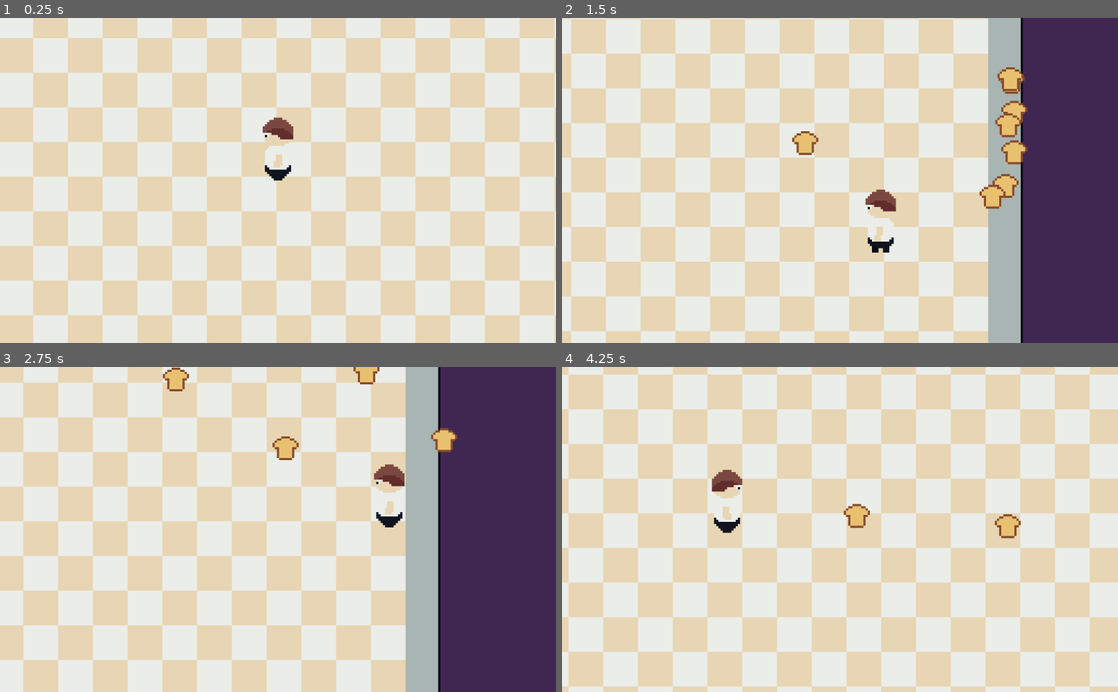
Above: before the commit, frames 1-4 (two rows, left to right).
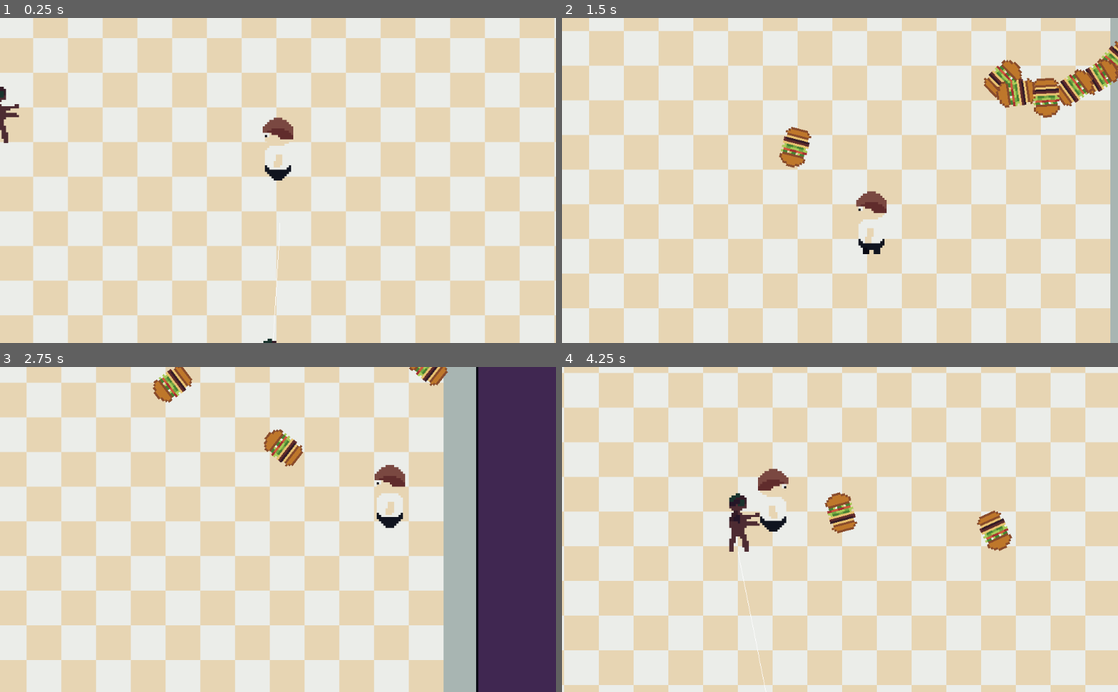
Above: after the commit, the same moments.

Repository: dardanbujupaj/night-shift
Game: Godot game, scene res://scenes/Diner.tscn
Same seed, same stepped clock (60 frames per second), same inputs: the game is played once before the commit and once after it.
Inputs (mouse positions are in pixels of both pictures, inside the frame that each line leads up to):
- Up to frame 1 (0.25 s): no input
- Up to frame 2 (1.5 s): move the mouse to (962, 164) at 0.52 s; press the mouse at (962, 164) at 0.53 s; hold D (move_right) 0.53-1.28 s; right-click (962, 164) at 0.6 s; tap Space (jump) at 0.77 s; move the mouse to (728, 196) at 1.27 s; release the mouse at (728, 196) at 1.28 s; hold S (move_down) from 1.28 s (still down); click (728, 196) at 1.35 s
- Up to frame 3 (2.75 s): tap Space (jump) at 1.52 s; right-click (166, 545) at 1.55 s; move the mouse to (333, 458) at 2.02 s; release S (move_down) at 2.03 s; press the mouse at (333, 458) at 2.03 s; hold D (move_right) from 2.03 s (still down); right-click (333, 458) at 2.1 s
- Up to frame 4 (4.25 s): move the mouse to (812, 594) at 2.77 s; release D (move_right) at 2.78 s; release the mouse at (812, 594) at 2.78 s; hold W (move_up) 2.78-3.53 s; click (812, 594) at 2.85 s; tap Space (jump) at 3.02, 3.77 s; right-click (812, 594) at 3.05 s; move the mouse to (1006, 578) at 3.52 s; press the mouse at (1006, 578) at 3.53 s; hold A (move_left) from 3.53 s (still down); right-click (1006, 578) at 3.6 s

The runs differ from the first frame. In frame 1, 0.3% of the frame differs, in the area x 0-51%, y 21-100%; in frame 2, 62%; in frame 3, 79%; in frame 4, 84%, in the area x 0-100%, y 0-100%.

Commit message:
add burger. add zombies. add tables.

Diff:
--- /dev/null
+++ b/Table.tscn
@@ -0,0 +1,8 @@
+[gd_scene load_steps=2 format=2]
+
+[ext_resource path="res://scenes/table.png" type="Texture" id=1]
+
+[node name="Table" type="Node2D"]
+
+[node name="table" type="Sprite" parent="."]
+texture = ExtResource( 1 )
--- a/project.godot
+++ b/project.godot
@@ -8,14 +8,19 @@
 
 config_version=4
 
-_global_script_classes=[  ]
+_global_script_classes=[ {
+"base": "KinematicBody2D",
+"class": "Enemy",
+"language": "GDScript",
+"path": "res://scenes/enemies/Enemy.gd"
+} ]
 _global_script_class_icons={
-
+"Enemy": ""
 }
 
 [application]
 
-config/name="gwj26a"
+config/name="Night Shift"
 run/main_scene="res://scenes/Diner.tscn"
 config/icon="res://icon.png"
 
--- /dev/null
+++ b/scenes/Diner.gd
@@ -0,0 +1,14 @@
+extends Node2D
+
+
+
+
+# Called when the node enters the scene tree for the first time.
+func _ready():
+	get_tree().set_group("enemies", "target", $Character)
+	pass # Replace with function body.
+
+
+# Called every frame. 'delta' is the elapsed time since the previous frame.
+#func _process(delta):
+#	pass
--- a/scenes/Diner.tscn
+++ b/scenes/Diner.tscn
@@ -1,12 +1,91 @@
-[gd_scene load_steps=3 format=2]
+[gd_scene load_steps=8 format=2]
 
 [ext_resource path="res://scenes/diner.png" type="Texture" id=1]
 [ext_resource path="res://scenes/character/Character.tscn" type="PackedScene" id=2]
+[ext_resource path="res://scenes/enemies/Zombie.tscn" type="PackedScene" id=3]
+[ext_resource path="res://scenes/table.png" type="Texture" id=4]
+[ext_resource path="res://scenes/Diner.gd" type="Script" id=5]
+
+[sub_resource type="RectangleShape2D" id=1]
+extents = Vector2( 283.098, 10 )
+
+[sub_resource type="RectangleShape2D" id=2]
+extents = Vector2( 136, 10 )
 
 [node name="Diner" type="Node2D"]
+script = ExtResource( 5 )
 
 [node name="diner" type="Sprite" parent="."]
 texture = ExtResource( 1 )
 
-[node name="Character" parent="." instance=ExtResource( 2 )]
+[node name="walls" type="Node2D" parent="."]
+
+[node name="StaticBody2D" type="StaticBody2D" parent="walls"]
+position = Vector2( 0, -127.245 )
+
+[node name="CollisionShape2D" type="CollisionShape2D" parent="walls/StaticBody2D"]
+shape = SubResource( 1 )
+
+[node name="StaticBody2D2" type="StaticBody2D" parent="walls"]
+position = Vector2( 2.37842, 137.353 )
+
+[node name="CollisionShape2D" type="CollisionShape2D" parent="walls/StaticBody2D2"]
+shape = SubResource( 1 )
+
+[node name="StaticBody2D3" type="StaticBody2D" parent="walls"]
+position = Vector2( -281.738, 0 )
+rotation = 1.5708
+
+[node name="CollisionShape2D" type="CollisionShape2D" parent="walls/StaticBody2D3"]
+shape = SubResource( 2 )
+
+[node name="StaticBody2D4" type="StaticBody2D" parent="walls"]
+position = Vector2( 284.262, 5 )
+rotation = 1.5708
+
+[node name="CollisionShape2D" type="CollisionShape2D" parent="walls/StaticBody2D4"]
+shape = SubResource( 2 )
+
+[node name="YSort" type="YSort" parent="."]
+
+[node name="furniture" type="Node2D" parent="YSort"]
+
+[node name="table" type="Sprite" parent="YSort/furniture"]
+position = Vector2( -209.142, -95.8604 )
+texture = ExtResource( 4 )
+
+[node name="table2" type="Sprite" parent="YSort/furniture"]
+position = Vector2( -173.08, -95.5069 )
+texture = ExtResource( 4 )
+
+[node name="table3" type="Sprite" parent="YSort/furniture"]
+position = Vector2( -137.371, -95.8604 )
+texture = ExtResource( 4 )
+
+[node name="table4" type="Sprite" parent="YSort/furniture"]
+position = Vector2( -105.905, -97.6282 )
+texture = ExtResource( 4 )
+
+[node name="table5" type="Sprite" parent="YSort/furniture"]
+position = Vector2( -105.905, -97.6282 )
+texture = ExtResource( 4 )
+
+[node name="enemies" type="Node2D" parent="YSort"]
+
+[node name="Zombie" parent="YSort/enemies" instance=ExtResource( 3 )]
+position = Vector2( -199.697, -46.6171 )
+
+[node name="Zombie2" parent="YSort/enemies" instance=ExtResource( 3 )]
+position = Vector2( -197.178, 83.7847 )
+
+[node name="Zombie3" parent="YSort/enemies" instance=ExtResource( 3 )]
+position = Vector2( -127.882, -17.0089 )
+
+[node name="Zombie4" parent="YSort/enemies" instance=ExtResource( 3 )]
+position = Vector2( -228.676, 27.0883 )
+
+[node name="Zombie5" parent="YSort/enemies" instance=ExtResource( 3 )]
+position = Vector2( -3.14978, 103.314 )
+
+[node name="Character" parent="YSort" instance=ExtResource( 2 )]
 position = Vector2( 0.696136, 1.69916 )
--- a/scenes/TestLevel.tscn
+++ b/scenes/TestLevel.tscn
@@ -2,7 +2,8 @@
 
 [ext_resource path="res://scenes/tiles.png" type="Texture" id=1]
 [ext_resource path="res://scenes/character/Character.tscn" type="PackedScene" id=2]
-[ext_resource path="res://scenes/character/Ghost.tscn" type="PackedScene" id=4]
+[ext_resource path="res://scenes/enemies/Ghost.tscn" type="PackedScene" id=4]
+
 
 [sub_resource type="ConvexPolygonShape2D" id=1]
 points = PoolVector2Array( 0, 0, 16, 0, 16, 16, 0, 16 )
--- a/scenes/character/Bread.tscn
+++ /dev/null
@@ -1,19 +0,0 @@
-[gd_scene load_steps=4 format=2]
-
-[ext_resource path="res://scenes/character/bread.png" type="Texture" id=1]
-[ext_resource path="res://scenes/character/Bread.gd" type="Script" id=2]
-
-[sub_resource type="CircleShape2D" id=1]
-radius = 5.75681
-
-[node name="Bread" type="Area2D"]
-collision_layer = 0
-collision_mask = 2
-script = ExtResource( 2 )
-
-[node name="bread" type="Sprite" parent="."]
-texture = ExtResource( 1 )
-
-[node name="CollisionShape2D" type="CollisionShape2D" parent="."]
-shape = SubResource( 1 )
-[connection signal="body_entered" from="." to="." method="_on_Bread_body_entered"]
--- a/scenes/character/Bread.gd
+++ b/scenes/character/Burger.gd
@@ -2,16 +2,20 @@
 
 
 var velocity = Vector2()
-
+var angular_velocity: float
 
 # Called when the node enters the scene tree for the first time.
 func _ready():
-	pass # Replace with function body.
+	randomize()
+	rotation = randf() * 2 * PI
+	angular_velocity = rand_range(-PI, PI)
+
 
 
 # Called every frame. 'delta' is the elapsed time since the previous frame.
-#func _process(delta):
-#	pass
+func _process(delta):
+	rotate(angular_velocity * delta)
+
 
 func _physics_process(delta):
 	position += velocity * delta
@@ -22,4 +26,4 @@
 
 func _on_Bread_body_entered(body: Node):
 	if body.is_in_group("enemies") and body.has_method("hit"):
-		body.hit(velocity)
+		body.hit(1, velocity)
--- /dev/null
+++ b/scenes/character/Burger.tscn
@@ -0,0 +1,55 @@
+[gd_scene load_steps=13 format=2]
+
+[ext_resource path="res://scenes/character/burger/burger_lower.png" type="Texture" id=1]
+[ext_resource path="res://scenes/character/Burger.gd" type="Script" id=2]
+[ext_resource path="res://scenes/character/burger/burger_pickles.png" type="Texture" id=3]
+[ext_resource path="res://scenes/character/burger/burger_mustard.png" type="Texture" id=4]
+[ext_resource path="res://scenes/character/burger/burger_mayo.png" type="Texture" id=5]
+[ext_resource path="res://scenes/character/burger/burger_patty.png" type="Texture" id=6]
+[ext_resource path="res://scenes/character/burger/burger_cheese.png" type="Texture" id=7]
+[ext_resource path="res://scenes/character/burger/burger_ketchup.png" type="Texture" id=8]
+[ext_resource path="res://scenes/character/burger/burger_salad.png" type="Texture" id=9]
+[ext_resource path="res://scenes/character/burger/burger_tomatoes.png" type="Texture" id=10]
+[ext_resource path="res://scenes/character/burger/burger_upper.png" type="Texture" id=11]
+
+[sub_resource type="CircleShape2D" id=1]
+radius = 5.75681
+
+[node name="Bread" type="Area2D"]
+collision_layer = 0
+collision_mask = 2
+script = ExtResource( 2 )
+
+[node name="CollisionShape2D" type="CollisionShape2D" parent="."]
+shape = SubResource( 1 )
+
+[node name="burger_cheese" type="Sprite" parent="."]
+texture = ExtResource( 7 )
+
+[node name="burger_ketchup" type="Sprite" parent="."]
+texture = ExtResource( 8 )
+
+[node name="burger_lower" type="Sprite" parent="."]
+texture = ExtResource( 1 )
+
+[node name="burger_mayo" type="Sprite" parent="."]
+texture = ExtResource( 5 )
+
+[node name="burger_mustard" type="Sprite" parent="."]
+texture = ExtResource( 4 )
+
+[node name="burger_patty" type="Sprite" parent="."]
+texture = ExtResource( 6 )
+
+[node name="burger_pickles" type="Sprite" parent="."]
+texture = ExtResource( 3 )
+
+[node name="burger_salad" type="Sprite" parent="."]
+texture = ExtResource( 9 )
+
+[node name="burger_tomatoes" type="Sprite" parent="."]
+texture = ExtResource( 10 )
+
+[node name="burger_upper" type="Sprite" parent="."]
+texture = ExtResource( 11 )
+[connection signal="body_entered" from="." to="." method="_on_Bread_body_entered"]
--- a/scenes/character/Character.gd
+++ b/scenes/character/Character.gd
@@ -4,6 +4,10 @@
 const GRAVITY = 200
 const ACCELERATION = 500
 const MAX_SPEED = 300
+const DODGE_SPEED = 200
+
+var hitpoints = 10
+
 
 var fire_rate = 10
 var last_shot = 0
@@ -23,6 +27,7 @@
 }
 
 var velocity = Vector2()
+var knockback_velocity = Vector2()
 var direction = Direction.RIGHT setget _set_direction
 
 
@@ -70,9 +75,12 @@
 
 			velocity.x = (Input.get_action_strength("move_right") - Input.get_action_strength("move_left"))
 			velocity.y = (Input.get_action_strength("move_down") - Input.get_action_strength("move_up"))
-			velocity = move_and_slide(velocity.normalized() * MAX_SPEED)
+			velocity = move_and_slide(velocity.normalized() * MAX_SPEED + knockback_velocity)
 		State.DODGE:
-			velocity = move_and_slide(dodge_direction * MAX_SPEED)
+			velocity = move_and_slide(dodge_direction * DODGE_SPEED)
+
+	knockback_velocity *= delta * 10
+
 
 
 
@@ -81,15 +89,24 @@
 
 func shoot():
 	if (OS.get_ticks_msec() - last_shot) > 1000 / fire_rate:
-		var projectile = preload("res://scenes/character/Bread.tscn").instance()
+		var projectile = preload("res://scenes/character/Burger.tscn").instance()
 		projectile.position = position + Vector2(0, -12)
 		projectile.velocity = get_local_mouse_position().normalized() * 300
 		get_parent().add_child(projectile)
 		last_shot = OS.get_ticks_msec()
 
+
 func dodge():
 	get_local_mouse_position().normalized()
 
+func hit(damage: int, impact_velocity: Vector2) -> void:
+	hitpoints -= damage
+	if hitpoints <= 0:
+		die()
+	knockback_velocity = impact_velocity
+
+func die():
+	pass
 
 func _set_direction(new_direction):
 	print(new_direction)
--- a/scenes/character/Character.tscn
+++ b/scenes/character/Character.tscn
@@ -8,55 +8,55 @@
 
 [sub_resource type="AtlasTexture" id=2]
 atlas = ExtResource( 1 )
-region = Rect2( 256, 0, 64, 64 )
+region = Rect2( 0, 0, 64, 64 )
 
 [sub_resource type="AtlasTexture" id=3]
 atlas = ExtResource( 1 )
-region = Rect2( 320, 0, 64, 64 )
+region = Rect2( 64, 0, 64, 64 )
 
 [sub_resource type="AtlasTexture" id=4]
 atlas = ExtResource( 1 )
-region = Rect2( 384, 0, 64, 64 )
+region = Rect2( 128, 0, 64, 64 )
 
 [sub_resource type="AtlasTexture" id=5]
 atlas = ExtResource( 1 )
-region = Rect2( 448, 0, 64, 64 )
+region = Rect2( 192, 0, 64, 64 )
 
 [sub_resource type="AtlasTexture" id=6]
 atlas = ExtResource( 1 )
-region = Rect2( 512, 0, 64, 64 )
+region = Rect2( 256, 0, 64, 64 )
 
 [sub_resource type="AtlasTexture" id=7]
 atlas = ExtResource( 1 )
-region = Rect2( 576, 0, 64, 64 )
+region = Rect2( 320, 0, 64, 64 )
 
 [sub_resource type="AtlasTexture" id=8]
 atlas = ExtResource( 1 )
-region = Rect2( 0, 0, 64, 64 )
+region = Rect2( 384, 0, 64, 64 )
 
 [sub_resource type="AtlasTexture" id=9]
 atlas = ExtResource( 1 )
-region = Rect2( 64, 0, 64, 64 )
+region = Rect2( 448, 0, 64, 64 )
 
 [sub_resource type="AtlasTexture" id=10]
 atlas = ExtResource( 1 )
-region = Rect2( 128, 0, 64, 64 )
+region = Rect2( 512, 0, 64, 64 )
 
 [sub_resource type="AtlasTexture" id=11]
 atlas = ExtResource( 1 )
-region = Rect2( 192, 0, 64, 64 )
+region = Rect2( 576, 0, 64, 64 )
 
 [sub_resource type="SpriteFrames" id=12]
 animations = [ {
-"frames": [ SubResource( 2 ), SubResource( 3 ), SubResource( 4 ), SubResource( 5 ), SubResource( 6 ), SubResource( 7 ) ],
+"frames": [ SubResource( 2 ), SubResource( 3 ), SubResource( 4 ), SubResource( 5 ) ],
+"loop": true,
+"name": "walk",
+"speed": 5.0
+}, {
+"frames": [ SubResource( 6 ), SubResource( 7 ), SubResource( 8 ), SubResource( 9 ), SubResource( 10 ), SubResource( 11 ) ],
 "loop": true,
 "name": "dodge",
 "speed": 10.0
-}, {
-"frames": [ SubResource( 8 ), SubResource( 9 ), SubResource( 10 ), SubResource( 11 ) ],
-"loop": true,
-"name": "walk",
-"speed": 5.0
 } ]
 
 [node name="Character" type="KinematicBody2D"]
@@ -75,6 +75,6 @@
 position = Vector2( 0, -16 )
 frames = SubResource( 12 )
 animation = "walk"
-frame = 1
+frame = 3
 playing = true
 [connection signal="animation_finished" from="AnimatedSprite" to="." method="_on_AnimatedSprite_animation_finished"]
--- /dev/null
+++ b/scenes/enemies/Enemy.gd
@@ -0,0 +1,83 @@
+extends KinematicBody2D
+class_name Enemy
+
+var speed = 100
+var velocity = Vector2()
+var knockback_velocity = Vector2()
+
+var hitpoints: int
+
+var dead: bool
+
+var target: Node2D = null
+var target_point: Vector2
+
+var last_hit = 0
+
+onready var attack_ray: RayCast2D = $AttackRay
+
+# Called when the node enters the scene tree for the first time.
+func _ready():
+	randomize()
+	set_random_target_point()
+
+
+# Called every frame. 'delta' is the elapsed time since the previous frame.
+#func _process(delta):
+#	pass
+
+func _draw():
+	if OS.is_debug_build():
+		draw_line(to_local(position), to_local(target_point), Color.white)
+
+
+func _process(delta):
+	if OS.is_debug_build():
+		update()
+
+
+func _physics_process(delta):
+	if dead:
+		return
+
+
+	if target != null:
+		target_point = target.position
+	elif position.distance_to(target_point) < 20:
+		set_random_target_point()
+
+
+
+	velocity += (target_point - position).normalized() * speed * delta
+
+	velocity = velocity.clamped(speed)
+
+	move_and_slide(velocity + knockback_velocity)
+
+	knockback_velocity *= delta * 10
+
+	if OS.get_ticks_msec() - last_hit > 1000:
+		attack()
+
+func attack():
+	if attack_ray.get_collider() != null:
+		print("attack hit")
+		attack_ray.get_collider().hit(5, Vector2(50, 0))
+		last_hit = OS.get_ticks_msec()
+
+func hit(damage: int, impact_velocity: Vector2) -> void:
+	hitpoints -= damage
+	if hitpoints <= 0:
+		die()
+	knockback_velocity = impact_velocity
+
+
+func die():
+	dead = true
+	set_collision_layer_bit(0, false)
+	set_collision_layer_bit(1, false)
+
+
+func set_random_target_point():
+	print("new random target")
+	target_point = Vector2(rand_range(position.x - 100, position.x + 100), rand_range(position.y - 100, position.y + 100))
--- a/scenes/character/Ghost.tscn
+++ b/scenes/enemies/Ghost.tscn
@@ -1,7 +1,8 @@
 [gd_scene load_steps=4 format=2]
 
 [ext_resource path="res://scenes/ghost/ghost.png" type="Texture" id=1]
-[ext_resource path="res://scenes/character/Ghost.gd" type="Script" id=2]
+[ext_resource path="res://scenes/enemies/Ghost.gd" type="Script" id=2]
+
 
 [sub_resource type="RectangleShape2D" id=1]
 extents = Vector2( 7.64676, 14.3211 )
--- /dev/null
+++ b/scenes/enemies/Zombie.gd
@@ -0,0 +1,10 @@
+extends Enemy
+
+
+func _ready():
+	hitpoints = 5
+	speed = 50
+
+func die():
+	$zombie.rotation = PI / 2
+	.die()
--- /dev/null
+++ b/scenes/enemies/Zombie.tscn
@@ -0,0 +1,27 @@
+[gd_scene load_steps=4 format=2]
+
+[ext_resource path="res://scenes/enemies/zombie.png" type="Texture" id=1]
+[ext_resource path="res://scenes/enemies/Zombie.gd" type="Script" id=2]
+
+[sub_resource type="RectangleShape2D" id=1]
+extents = Vector2( 7.76207, 14.5006 )
+
+[node name="Zombie" type="KinematicBody2D" groups=[
+"enemies",
+]]
+collision_layer = 3
+collision_mask = 0
+script = ExtResource( 2 )
+
+[node name="zombie" type="Sprite" parent="."]
+position = Vector2( 0, -16 )
+texture = ExtResource( 1 )
+
+[node name="CollisionShape2D" type="CollisionShape2D" parent="."]
+position = Vector2( -0.117985, -12.3883 )
+shape = SubResource( 1 )
+
+[node name="AttackRay" type="RayCast2D" parent="."]
+position = Vector2( 0, -8 )
+enabled = true
+cast_to = Vector2( 10, 0 )
Binary file added: scenes/character/bun.aseprite
Binary file added: scenes/character/burger.aseprite
Binary file added: scenes/character/burger/burger_cheese.png
Not shown, added: scenes/character/burger/burger_cheese.png.import
Binary file added: scenes/character/burger/burger_ketchup.png
Not shown, added: scenes/character/burger/burger_ketchup.png.import
Binary file added: scenes/character/burger/burger_lower.png
Not shown, added: scenes/character/burger/burger_lower.png.import
Binary file added: scenes/character/burger/burger_mayo.png
Not shown, added: scenes/character/burger/burger_mayo.png.import
Binary file added: scenes/character/burger/burger_mustard.png
Not shown, added: scenes/character/burger/burger_mustard.png.import
(and 18 more such lines)
